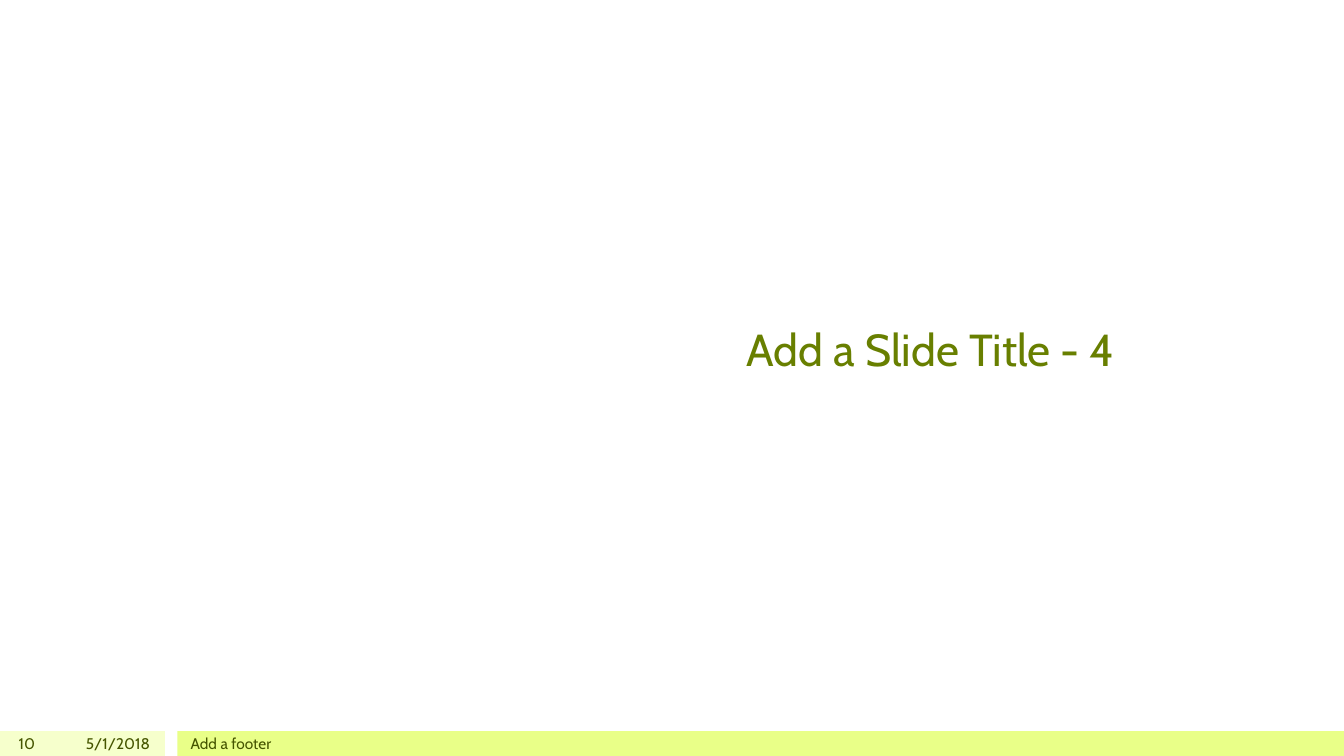
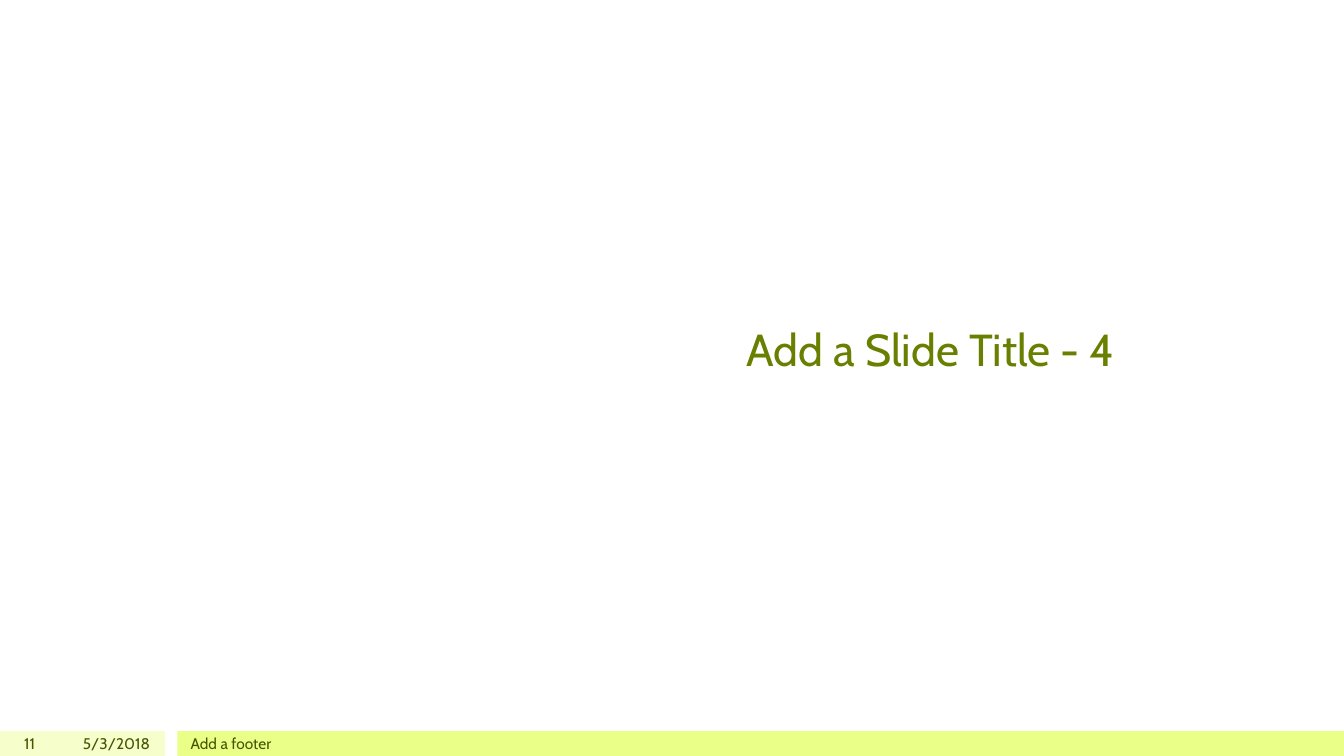
Before and after one commit to iamchristinelee/codeacademy, a slide deck: slide 11 of DataScience/Capstone/biodiversity.pptx (slide 10 before the commit). Drawn at 1344x756 pixels with LibreOffice and Linux fonts; fonts in the diff are those of the drawing. Boxes give left, top, right and bottom in pixels: in the first picture for what was removed or moved away, otherwise in the second. Text is boxed around its words. In the diff, an @@ line names an element or a change of style, - is before the commit and + after.

```diff
--- a/DataScience/Capstone/biodiversity.pptx
+++ b/DataScience/Capstone/biodiversity.pptx
@@ page number at box(24, 738, 35, 749): text changed @@
-10
+11
@@ text at box(83, 738, 150, 751): text changed @@
-5/1/2018
+5/3/2018
```
Also in this commit, not shown: 9 other slides changed, 3 slides added, 3 other files.
